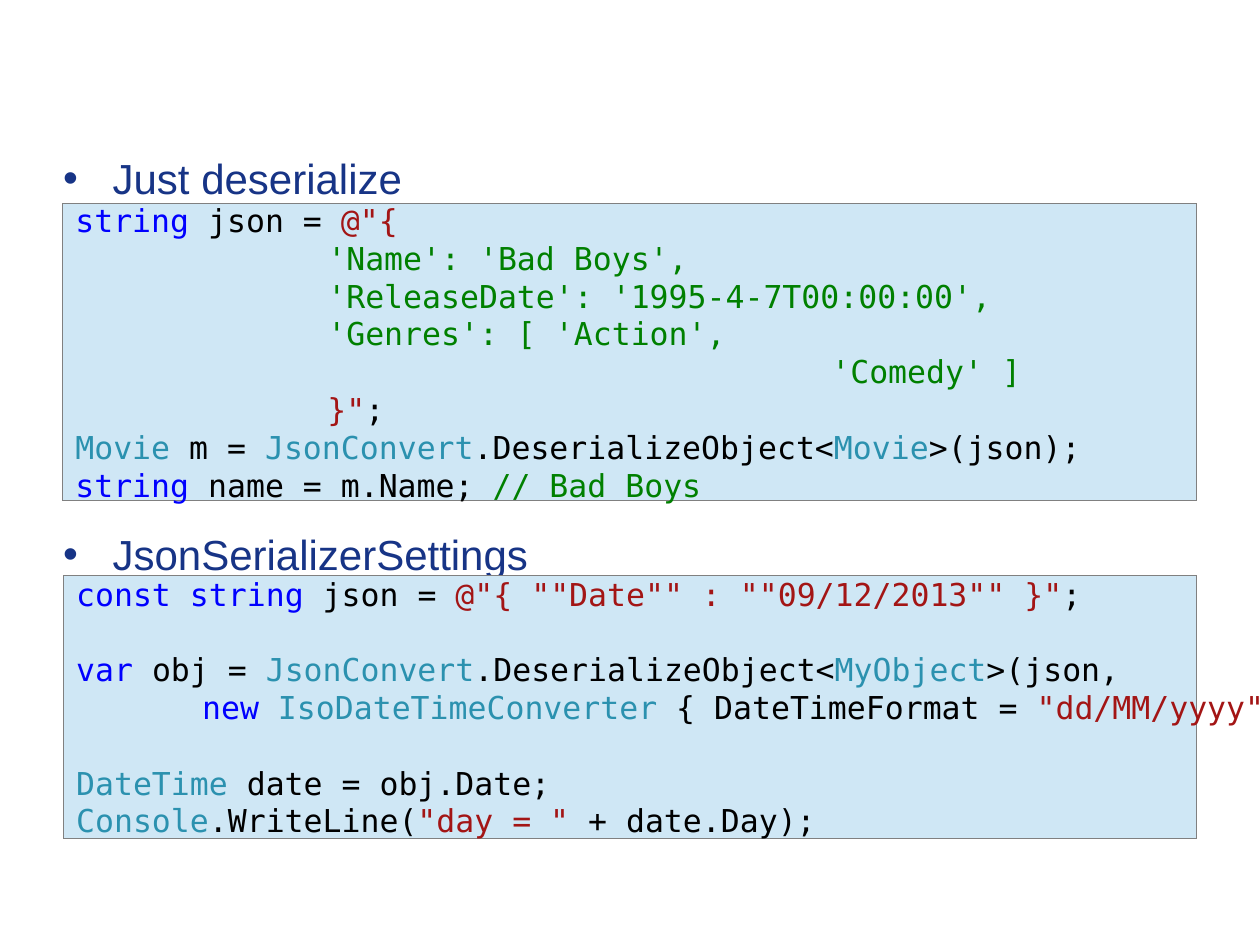
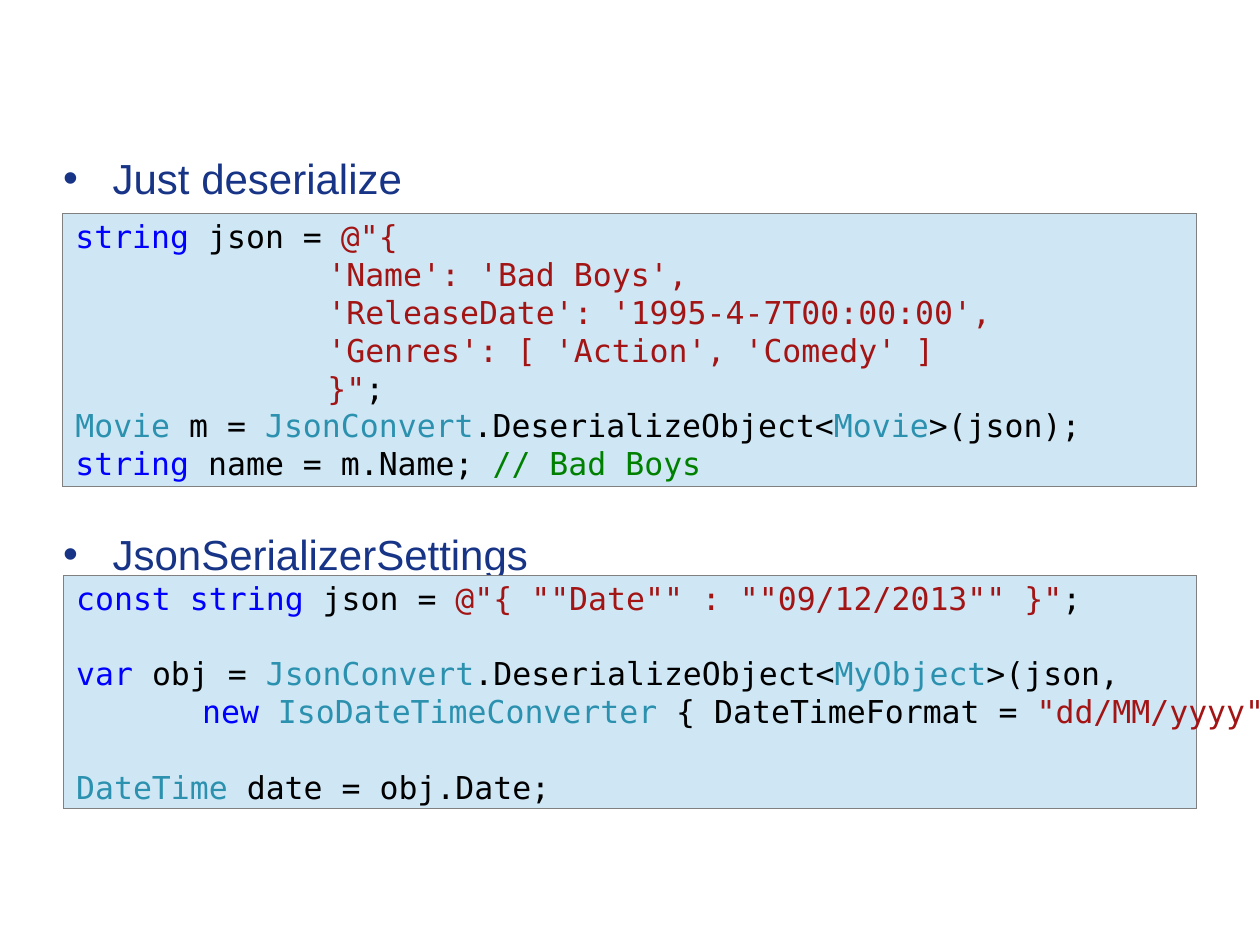
Before and after one commit to Timothep/MarathonWOShoes, a slide deck: slide 20 of BarefootMarathon.odp. Drawn at 1260x945 pixels with LibreOffice and Linux fonts; fonts in the diff are those of the drawing; background and template pictures are left out. Boxes give left, top, right and bottom in pixels: in the first picture for what was removed or moved away, otherwise in the second. Text is boxed around its words. In the diff, an @@ line names an element or a change of style, - is before the commit and + after.

```diff
--- a/BarefootMarathon.odp
+++ b/BarefootMarathon.odp
@@ rectangle "string json = @"{": place and size @@
-rectangle "string json = @"{" at bbox=[63, 203, 1196, 500]
+rectangle "string json = @"{" at bbox=[63, 213, 1196, 486]
@@ text in rectangle at bbox=[327, 262, 991, 329]: text colour #008000 to #A31515 in "'Name': 'Bad Boys',", "'ReleaseDate': '1995-4-7T00:00:00'," @@
@@ text in rectangle at bbox=[327, 338, 897, 369]: text changed; text colour #008000 to #A31515 @@
-'Genres': [ 'Action',
-'Comedy' ]
+'Genres': [ 'Action', 'Comedy' ]
@@ rectangle "const string json = @"{ ...": place and size @@
-rectangle "const string json = @"{ ..." at bbox=[64, 576, 1197, 839]
+rectangle "const string json = @"{ ..." at bbox=[64, 576, 1197, 809]
@@ text in rectangle at bbox=[76, 808, 816, 840]: paragraph removed @@
-Console.WriteLine("day = " + date.Day);
```
Also in this commit, not shown: 12 other slides changed, 1 slide removed, 2 other files.
